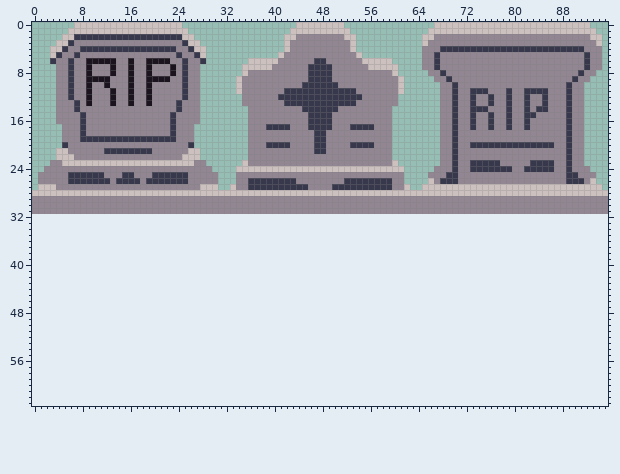
Two versions of one sprite sheet, images/graveyardObjects.png. This is how it looked before the edit.
The file is 96x32 pixels. The old version is drawn lined up with the new one, on the new canvas.
After:
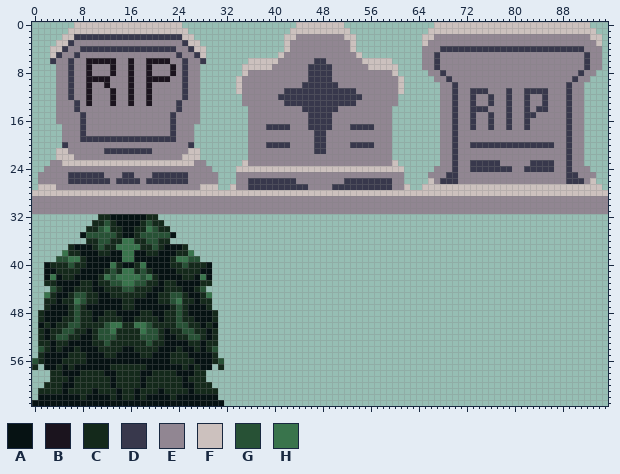
Palette (. is transparent): A #061213  B #1b141e  C #14291b  D #38384c  E #918692  F #ccc1be  G #275135  H #39744c
Diff:
canvas 96x32 -> 96x64
y 32: x 11..20 .......... -> CCAAAAAACC
y 33: x 10..21 ............ -> CCGCAAAACGCC
y 34: x 9..22 .............. -> CCGHCCAACCHGCC
y 35: x 8..23 ................ -> AGGGGGCAACGGGGGA
y 36: x 9..22 .............. -> CCGGCCHHCCGGCC
y 37: x 6..25 .................... -> CAAACGCCHHHHCCGCAAAC
y 38: x 5..26 ...................... -> HCCAAACCAAHHAACCAAACCH
y 39: x 4..27 ........................ -> GGHHCAAAAAAHHAAAAAACHHGG
y 40: x 2..29 ............................ -> ACCCGCCAAAAHCAACHAAAACCGCCCA
y 41: x 2..29 ............................ -> AACCCCAAAACGCHHCGCAAAACCCCAA
y 42: x 2..29 ............................ -> AHACCAAAACHGHHHHGHCAAAACCAHA
y 43: x 2..29 ............................ -> CCAAAACCACCGGHHGGCCACCAAAACC
y 44: x 3..28 .......................... -> GCAACCCAACCCGGCCCAACCCAACG
y 45: x 2..29 ............................ -> HCAACGGCCAACCCCCCAACCGGCAACH
y 46: x 2..29 ............................ -> CCACCHGCCAAAACCAAAACCGHCCACC
y 47: x 2..29 ............................ -> CAAACGCAAAAAACCAAAAAACGCAAAC
y 48: x 1..30 .............................. -> CAAAACGCCAACCAAAACCAACCGCAAAAC
y 49: x 1..30 .............................. -> CAAACCGCCACCCCAACCCCACCGCCAAAC
y 50: x 1..30 .............................. -> ACACCGGCCCCGHHCCHHGCCCCGGCCACA
y 51: x 1..30 .............................. -> CACCGGCCACGGHCCCCHGGCACCGGCCAC
y 52: x 1..30 .............................. -> CACGGCCAACGGGCCCCGGGCAACCGGCAC
y 53: x 1..30 .............................. -> CCACCAAAACCGCCCCCCGCCAAAACCACC
y 54: x 1..30 .............................. -> GCACAACAAACCCCAACCCCAAACAACACG
y 55: x 1..30 .............................. -> CAAAACCCAAACCAAAACCAAACCCAAAAC
y 56: x 0..31 ................................ -> GCAAACCCCAAAAAAAAAAAAAACCCCAAACG
y 57: x 0 . -> C; x 2..29 ............................ -> AACACAAAAAACCCCCCAAAAAACACAA; x 31 . -> C
y 58: x 3..28 .......................... -> CCAAACCCCAACCCCAACCCCAAACC
y 59: x 3..28 .......................... -> CCCACCCCCCACCCCACCCCCCACCC
y 60: x 2..29 ............................ -> CCCAACCCCCCACCCCACCCCCCAACCC
y 61: x 1..30 .............................. -> CCCCACCCCACCCACCACCCACCCCACCCC
y 62: x 1..30 .............................. -> AAAAAAACAAAACACCACAAAACAAAAAAA
y 63: x 0..31 ................................ -> AAAAAAAAAAAAAAAAAAAAAAAAAAAAAAAA
Where, in picture pixels (left, top, right, bottom), the same in both pictures:
added: (32, 214, 224, 406)
